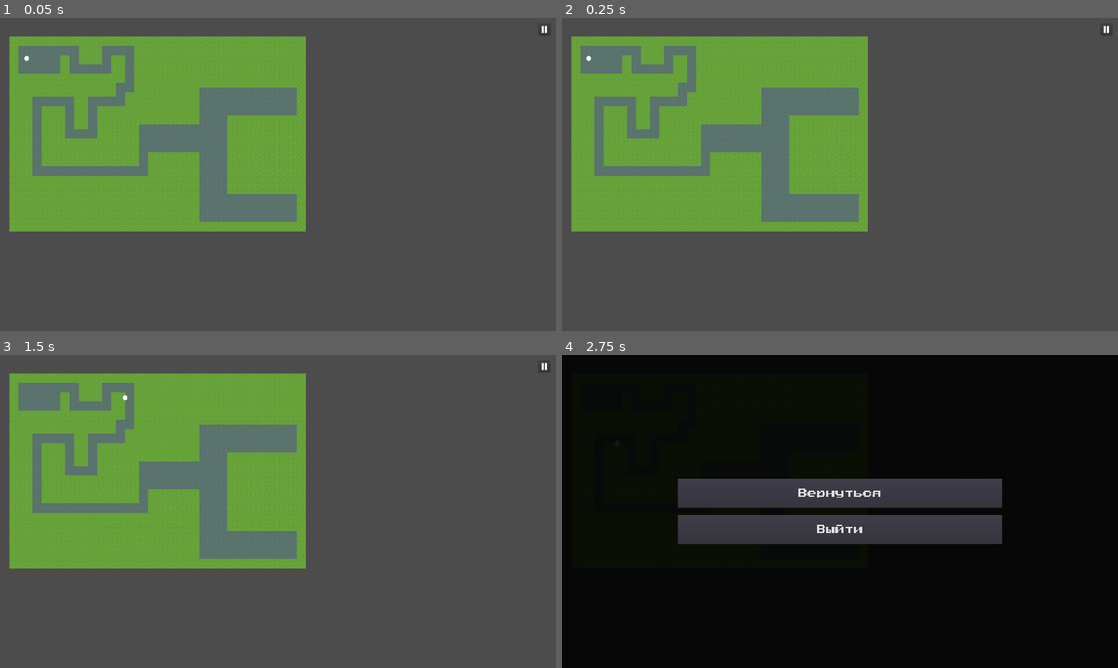
Above: before the commit, frames 1-4 (two rows, left to right).
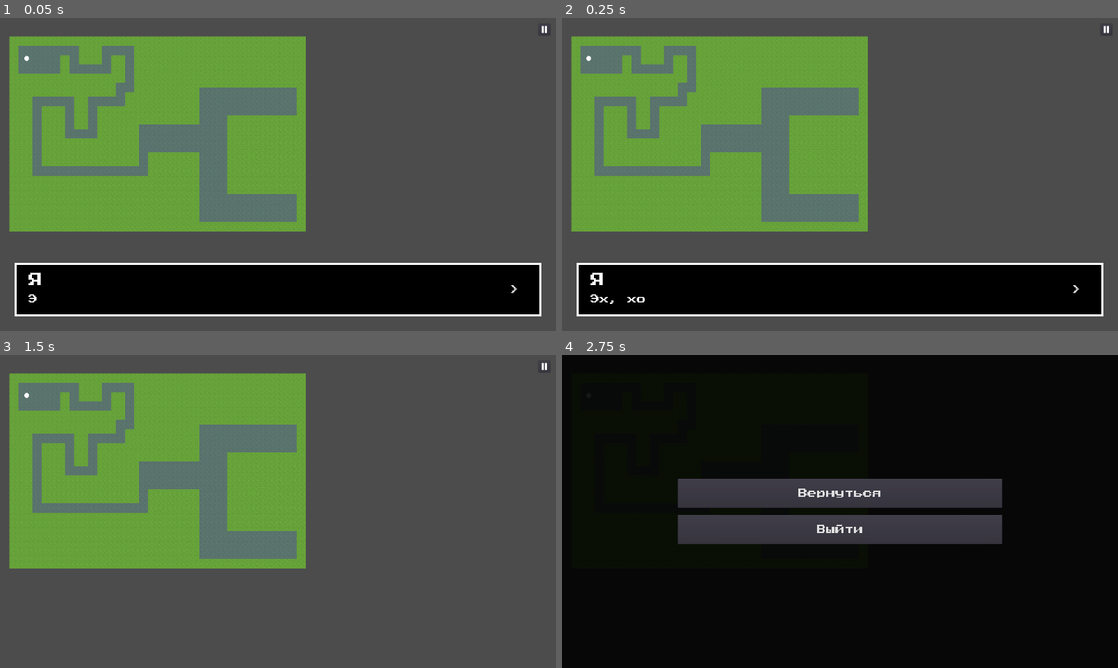
Above: after the commit, the same moments.

Repository: ordinary-dev/student-quest
Game: Godot game, scene res://Scenes/1.beggining/nav_test.tscn
The game is run twice, just before and just after one commit, with the same random seed, the same clock (stepped at 60 frames per second) and the same inputs. This scene is started directly instead of the project's main scene.
Inputs (mouse positions are in pixels of both pictures, inside the frame that each line leads up to):
- Up to frame 1 (0.05 s): no input
- Up to frame 2 (0.25 s): no input
- Up to frame 3 (1.5 s): click (517, 627) at 0.5 s, where only the run after the commit has a clickable ">"; click (517, 627) at 1.25 s, where only the run after the commit has a clickable ">"
- Up to frame 4 (2.75 s): click (1106, 367) at 2 s

The runs differ from the first frame. In frame 1, 16% of the frame differs, in the area x 2-98%, y 78-96%; in frame 2, 16%; in frame 3, less than 0.1%; in frame 4, less than 0.1%.

Commit message:
Dialog system

Diff:
--- /dev/null
+++ b/Dialogs/1.json
@@ -0,0 +1,4 @@
+{
+    "0": { "name": "Я", "text": "Эх, хорошее было время...", "next": "1" },
+    "1": { "name": "П", "text": "Не расстраивайся, нас еще столько всего интересного ждет" }
+}
--- a/Scenes/1.beggining/nav_test.tscn
+++ b/Scenes/1.beggining/nav_test.tscn
@@ -9,6 +9,9 @@
 
 onready var nav_2d : Navigation2D = $Navigation2D
 onready var character : Sprite = $Character
+
+func _ready():
+	get_node(\"/root/d_obj\").show_dialog(1)
 
 func _unhandled_input(event: InputEvent) -> void:
 	if event is InputEventMouseButton:
--- /dev/null
+++ b/Scenes/dialog.tscn
@@ -0,0 +1,115 @@
+[gd_scene load_steps=3 format=2]
+
+[ext_resource path="res://Font Resources/Pixel_font_large.tres" type="DynamicFont" id=1]
+
+[sub_resource type="Animation" id=1]
+resource_name = "text"
+tracks/0/type = "value"
+tracks/0/path = NodePath("Dialog/Main/Margin/HBox/VBox/Text:percent_visible")
+tracks/0/interp = 1
+tracks/0/loop_wrap = true
+tracks/0/imported = false
+tracks/0/enabled = true
+tracks/0/keys = {
+"times": PoolRealArray( 0, 1 ),
+"transitions": PoolRealArray( 1, 1 ),
+"update": 0,
+"values": [ 0.0, 1.0 ]
+}
+
+[node name="Control" type="Control"]
+rect_min_size = Vector2( 1920, 1080 )
+__meta__ = {
+"_edit_use_anchors_": false
+}
+
+[node name="Dialog" type="MarginContainer" parent="."]
+anchor_top = 1.0
+anchor_right = 1.0
+anchor_bottom = 1.0
+margin_top = -286.0
+size_flags_horizontal = 3
+custom_constants/margin_right = 50
+custom_constants/margin_top = 50
+custom_constants/margin_left = 50
+custom_constants/margin_bottom = 50
+__meta__ = {
+"_edit_use_anchors_": false
+}
+
+[node name="Border" type="ColorRect" parent="Dialog"]
+margin_left = 50.0
+margin_top = 50.0
+margin_right = 1870.0
+margin_bottom = 236.0
+
+[node name="Main" type="MarginContainer" parent="Dialog"]
+margin_left = 50.0
+margin_top = 50.0
+margin_right = 1870.0
+margin_bottom = 236.0
+custom_constants/margin_right = 8
+custom_constants/margin_top = 8
+custom_constants/margin_left = 8
+custom_constants/margin_bottom = 8
+
+[node name="Background" type="ColorRect" parent="Dialog/Main"]
+margin_left = 8.0
+margin_top = 8.0
+margin_right = 1812.0
+margin_bottom = 178.0
+color = Color( 0, 0, 0, 1 )
+
+[node name="Margin" type="MarginContainer" parent="Dialog/Main"]
+margin_left = 8.0
+margin_top = 8.0
+margin_right = 1812.0
+margin_bottom = 178.0
+custom_constants/margin_right = 20
+custom_constants/margin_top = 20
+custom_constants/margin_left = 40
+custom_constants/margin_bottom = 20
+
+[node name="HBox" type="HBoxContainer" parent="Dialog/Main/Margin"]
+margin_left = 40.0
+margin_top = 20.0
+margin_right = 1784.0
+margin_bottom = 150.0
+__meta__ = {
+"_edit_use_anchors_": false
+}
+
+[node name="VBox" type="VBoxContainer" parent="Dialog/Main/Margin/HBox"]
+margin_right = 1610.0
+margin_bottom = 130.0
+size_flags_horizontal = 3
+alignment = 1
+
+[node name="Name" type="Label" parent="Dialog/Main/Margin/HBox/VBox"]
+margin_right = 1610.0
+margin_bottom = 63.0
+size_flags_vertical = 3
+custom_fonts/font = ExtResource( 1 )
+text = "Me"
+valign = 1
+
+[node name="Text" type="Label" parent="Dialog/Main/Margin/HBox/VBox"]
+margin_top = 67.0
+margin_right = 1610.0
+margin_bottom = 130.0
+size_flags_horizontal = 3
+size_flags_vertical = 3
+text = "Sample text for development"
+valign = 1
+autowrap = true
+
+[node name="Button" type="Button" parent="Dialog/Main/Margin/HBox"]
+margin_left = 1614.0
+margin_right = 1744.0
+margin_bottom = 130.0
+rect_min_size = Vector2( 130, 130 )
+text = ">"
+flat = true
+
+[node name="AnimationPlayer" type="AnimationPlayer" parent="."]
+anims/text = SubResource( 1 )
--- a/Scenes/pause.tscn
+++ b/Scenes/pause.tscn
@@ -44,6 +44,7 @@
 }
 
 [node name="ColorRect" type="ColorRect" parent="."]
+visible = false
 anchor_right = 1.0
 anchor_bottom = 1.0
 color = Color( 0, 0, 0, 0.905882 )
@@ -65,6 +66,7 @@
 }
 
 [node name="MarginContainer" type="MarginContainer" parent="."]
+visible = false
 anchor_right = 1.0
 anchor_bottom = 1.0
 custom_constants/margin_right = 400
--- /dev/null
+++ b/Scripts/dialog.gd
@@ -0,0 +1,39 @@
+extends Node
+
+var dialog_scene : = load("res://Scenes/dialog.tscn")
+
+func hide_dialog():
+	get_node("/root/Node2D").remove_child(get_node("/root/Node2D/dialog"))
+
+func show_next(content : Dictionary, key : String) -> void:
+	var name : = get_node("/root/Node2D/dialog/Dialog/Main/Margin/HBox/VBox/Name")
+	var text : = get_node("/root/Node2D/dialog/Dialog/Main/Margin/HBox/VBox/Text")
+	var btn : = get_node("/root/Node2D/dialog/Dialog/Main/Margin/HBox/Button")
+	text.percent_visible = 0
+	name.text = content[key]["name"]
+	text.text = content[key]["text"]
+	if content[key].has("next"):
+		key = content[key]["next"]
+		btn.disconnect("pressed", self, "show_next")
+		btn.connect("pressed", self, "show_next", [content, key])
+	else:
+		key = "-1"
+		btn.disconnect("pressed", self, "show_next")
+		btn.connect("pressed", self, "hide_dialog")
+	get_node("/root/Node2D/dialog/AnimationPlayer").play("text")
+
+
+func show_dialog(num : int) -> void:
+	if has_node("/root/Node2D"):
+		# Подготовить интерфейс
+		var nd : = get_node("/root/Node2D")
+		var tmp = dialog_scene.instance()
+		tmp.name = "dialog"
+		nd.add_child(tmp)
+		# Открыть файл
+		var fl : = File.new()
+		fl.open("res://Dialogs/" + str(num) + ".json", File.READ)
+		var content = parse_json(fl.get_as_text())
+		fl.close()
+		# Показать диалог
+		show_next(content, "0")
--- a/project.godot
+++ b/project.godot
@@ -24,6 +24,7 @@
 global="*res://Scripts/global.gd"
 ost="*res://Scenes/global/ost.tscn"
 fx="*res://Scenes/global/fx.tscn"
+d_obj="*res://Scripts/dialog.gd"
 
 [display]
 
Not shown, added: Dialogs/readme.md
